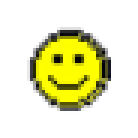
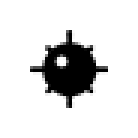
The second (138, 138) image is a revision of the first. Changes to its layers:
hid group "status" (4 layers) over [27, 27, 111, 111]
showed group "assets" (4 layers) over [27, 27, 111, 111]
added layer "mine" (1st of 3, in "assets") in group "assets" over [30, 30, 108, 108]
